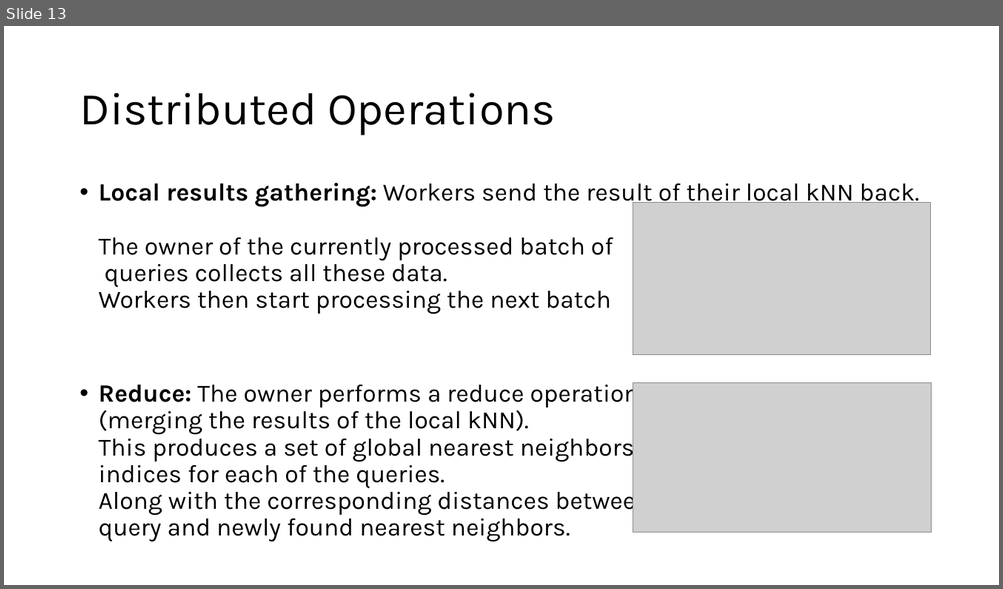
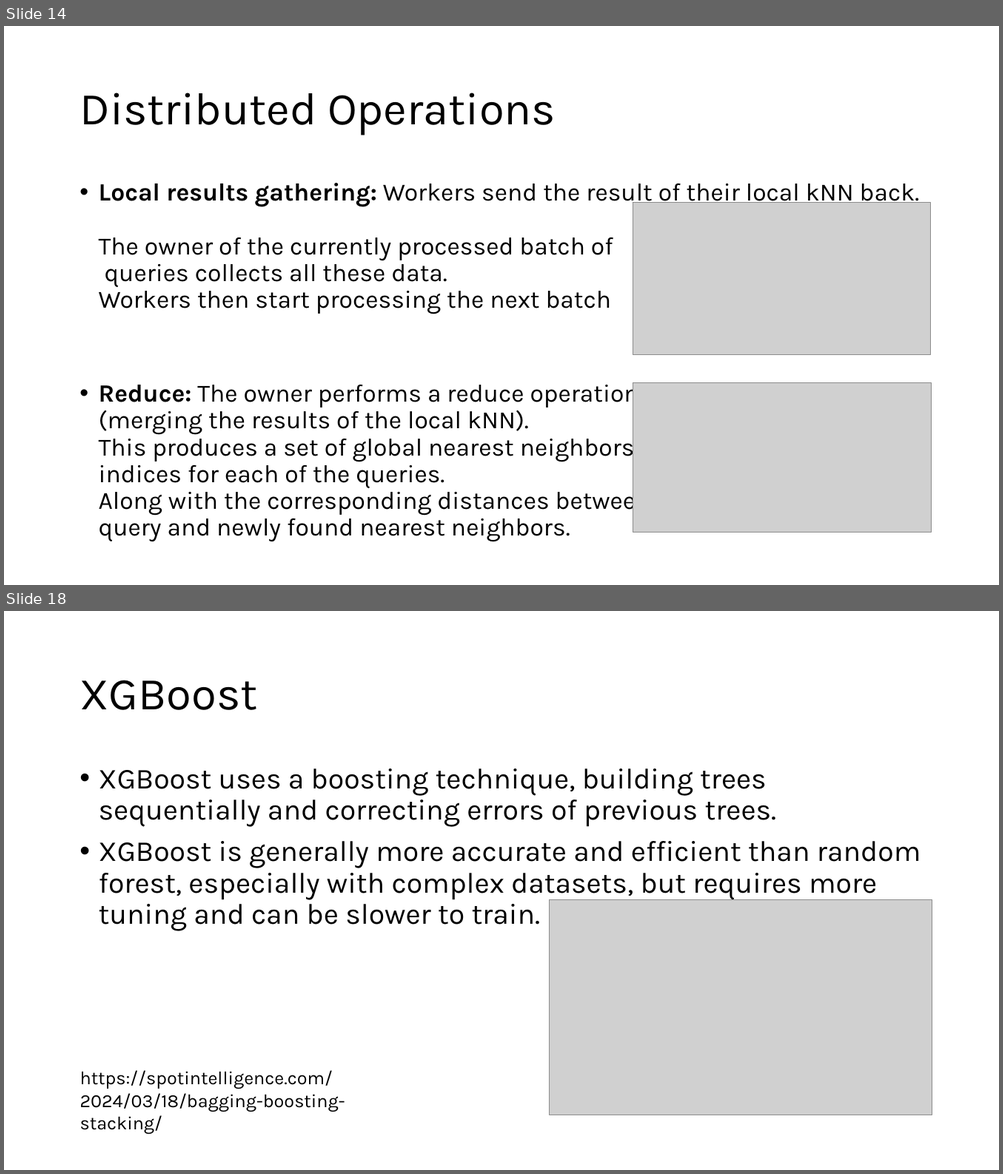
Before and after one commit to ICTP/SMR4077, a slide deck: DAY8/ML4HPC/slides/Magurele_2.pptx. Shown one above the other, each under a label of ours: slide 13 before the commit, slides 14 and 18 after it; the slides between them are not shown. The pictures are 1003x589 and 1003x1174 pixels, drawn with LibreOffice and Linux fonts; fonts in the diff are those of the drawing; grey boxes stand for pictures. Boxes give left, top, right and bottom in pixels: in the first picture for what was removed or moved away, otherwise in the second. Text is boxed around its words. In the diff, an @@ line names an element or a change of style, - is before the commit and + after.

```diff
--- a/DAY8/ML4HPC/slides/Magurele_2.pptx
+++ b/DAY8/ML4HPC/slides/Magurele_2.pptx
@@ slide 18 added at (4,611,999,1170), background #FFFFFF @@
@@ title added at (79,680,257,710), 44 pt, text #000000 @@
+XGBoost
@@ text added at (99,769,921,931), 28 pt, text #000000 @@
+• XGBoost uses a boosting technique, building trees sequentially and correcting errors of previous trees.
+• XGBoost is generally more accurate and efficient than random forest, especially with complex datasets, but requires more tuning and can be slower to train.
@@ picture added at (549,900,932,1116) @@
@@ text added at (80,1071,345,1134), 18 pt, text #000000 @@
+https://spotintelligence.com/2024/03/18/bagging-boosting-stacking/
@@ what was slide 13 is now slide 14 @@
```
Also in this commit, not shown: 4 slides changed, 12 other slides added, 4 other files.
